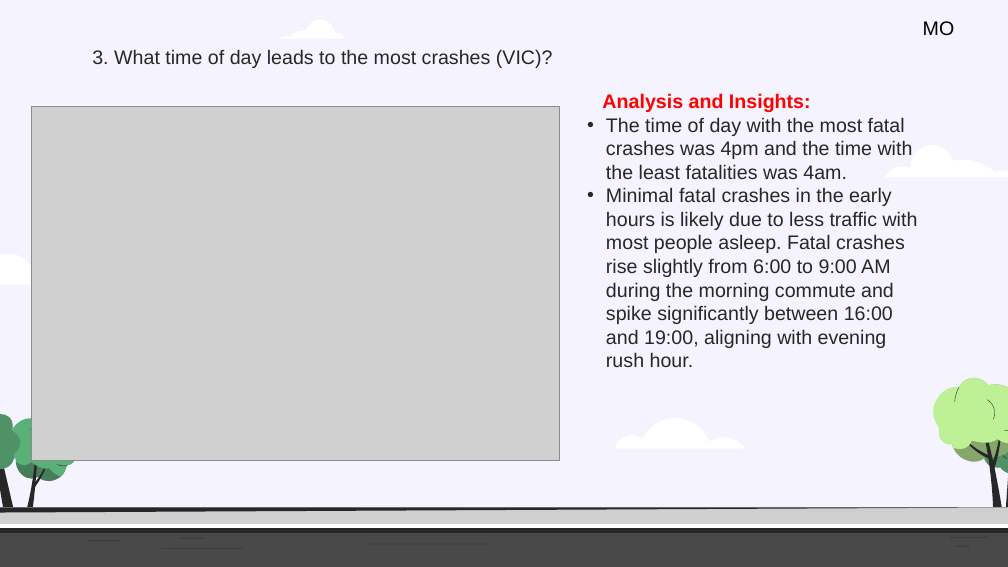
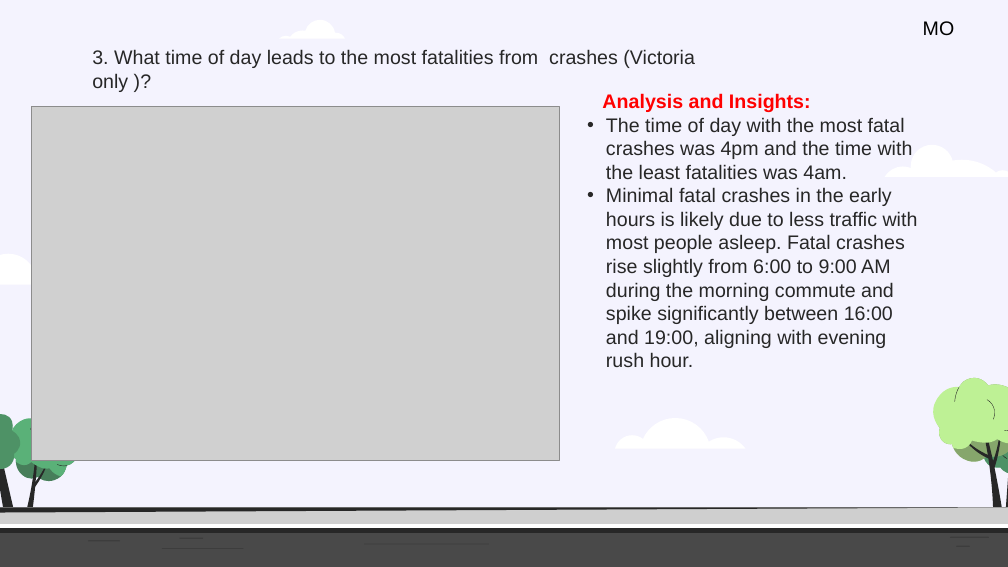
Before and after one commit to Kapedes/project-1-group-2, a slide deck: slide 6 of Insights and analysis of Crash Statistics in Australia.pptx (slide 7 before the commit). Drawn at 1008x567 pixels with LibreOffice and Linux fonts; fonts in the diff are those of the drawing; grey boxes stand for pictures. Boxes give left, top, right and bottom in pixels: in the first picture for what was removed or moved away, otherwise in the second. Text is boxed around its words. In the diff, an @@ line names an element or a change of style, - is before the commit and + after.

```diff
--- a/Insights and analysis of Crash Statistics in Australia.pptx
+++ b/Insights and analysis of Crash Statistics in Australia.pptx
@@ text at (x1=92, y1=49, x2=695, y2=92): text changed @@
-3. What time of day leads to the most crashes (VIC)?
+3. What time of day leads to the most fatalities from crashes (Victoria only )?
```
Also in this commit, not shown: 8 other slides changed, 1 slide added, 5 other files.
